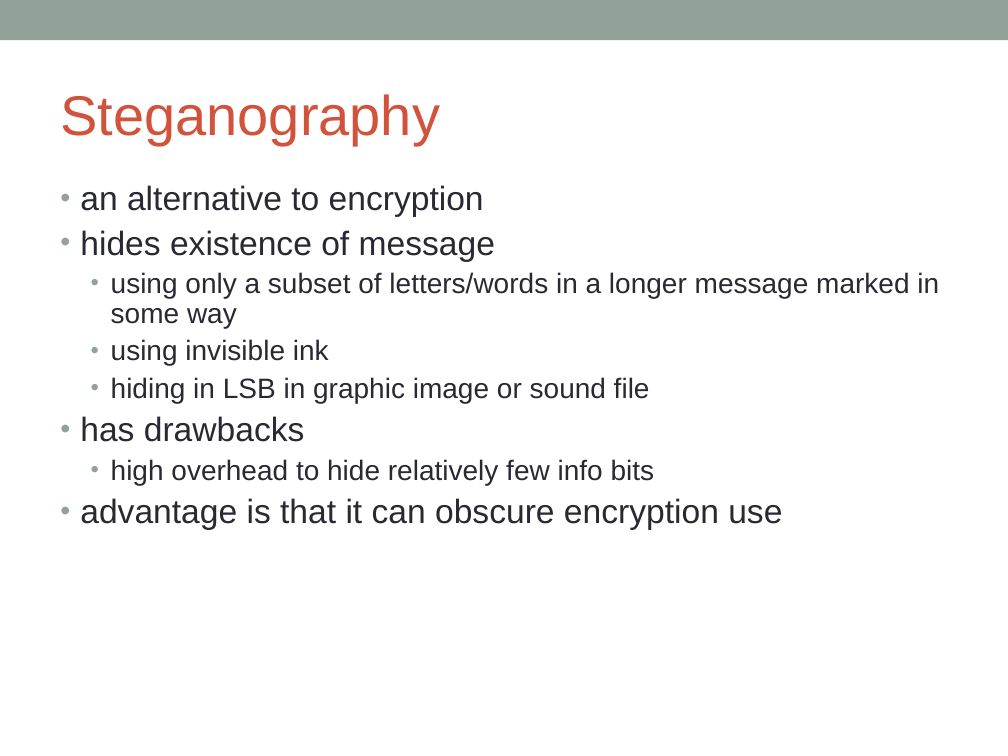
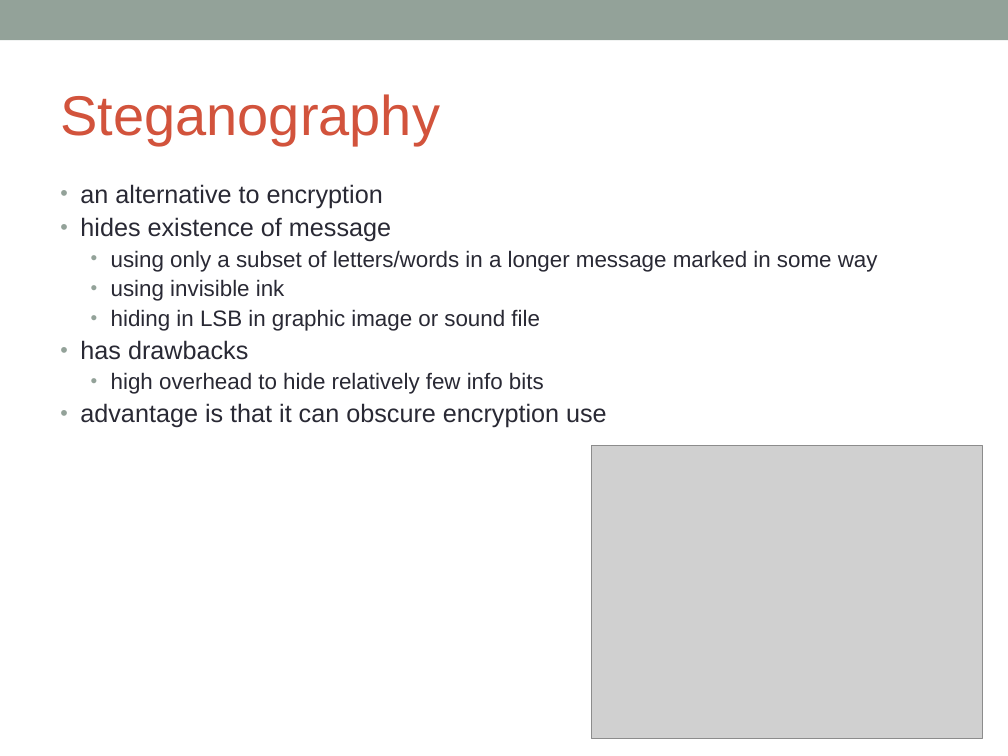
Before and after one commit to DeMaCS-UNICAL/NetworkSecurity, a slide deck: slide 45 of slides/ch02-SimmetricCryptography.ppt (slide 44 before the commit). Drawn at 1008x756 pixels with LibreOffice and Linux fonts; fonts in the diff are those of the drawing; grey boxes stand for pictures. Boxes give left, top, right and bottom in pixels: in the first picture for what was removed or moved away, otherwise in the second. Text is boxed around its words. In the diff, an @@ line names an element or a change of style, - is before the commit and + after.

```diff
--- a/slides/ch02-SimmetricCryptography.ppt
+++ b/slides/ch02-SimmetricCryptography.ppt
@@ text "an alternative to encryption" at <box>80,184,878,428</box>: size 24 to 18 pt in "an alternative to encryption", "hides existence of message", "has drawbacks", "advantage is that it can obscure encryption ..."; size 20 to 16 pt in "using only a subset of letters/words in ...", "using invisible ink", "hiding in LSB in graphic image or ...", "high overhead to hide relatively few info ..."; less space between paragraphs @@
@@ picture added at <box>592,446,983,739</box> @@
```
Also in this commit, not shown: 16 other slides changed, 1 slide added, 1 other file.
